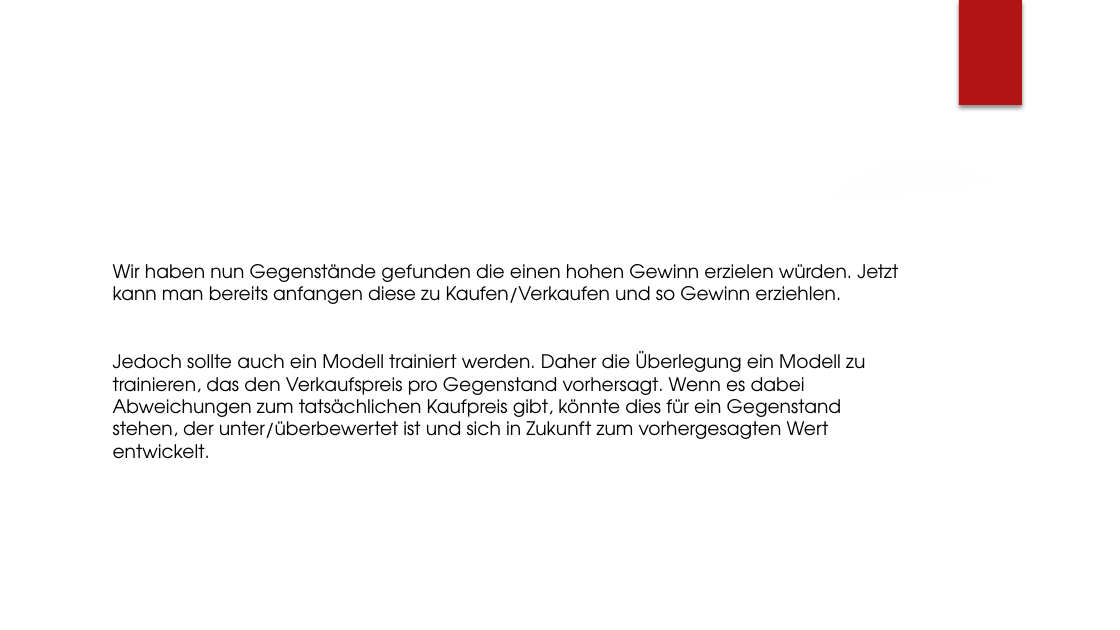
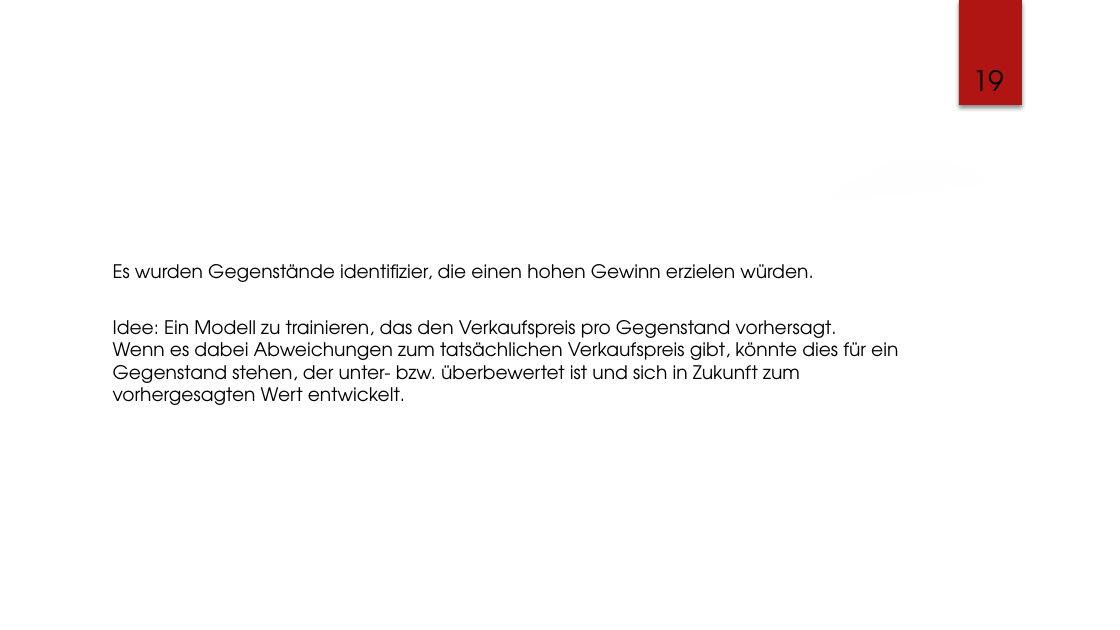
Before and after one commit to lz039/Gw2Trading, a slide deck: slide 19 of reports/presentation_custom_design.pptx (slide 18 before the commit). Drawn at 1120x630 pixels with LibreOffice and Linux fonts; fonts in the diff are those of the drawing; background and template pictures are left out. Boxes give left, top, right and bottom in pixels: in the first picture for what was removed or moved away, otherwise in the second. Text is boxed around its words. In the diff, an @@ line names an element or a change of style, - is before the commit and + after.

Commit message:
updated presentation

```diff
--- a/reports/presentation_custom_design.pptx
+++ b/reports/presentation_custom_design.pptx
@@ page number added at (973,70,1004,91), 18 pt, text #000000 @@
+19
@@ text at (113,264,898,405): text changed @@
-Wir haben nun Gegenstände gefunden die einen hohen Gewinn erzielen würden. Jetzt kann man bereits anfangen diese zu Kaufen/Verkaufen und so Gewinn erziehlen.
-Jedoch sollte auch ein Modell trainiert werden. Daher die Überlegung ein Modell zu trainieren, das den Verkaufspreis pro Gegenstand vorhersagt. Wenn es dabei Abweichungen zum tatsächlichen Kaufpreis gibt, könnte dies für ein Gegenstand stehen, der unter/überbewertet ist und sich in Zukunft zum vorhergesagten Wert entwickelt.
+Es wurden Gegenstände identifizier, die einen hohen Gewinn erzielen würden.
+Idee: Ein Modell zu trainieren, das den Verkaufspreis pro Gegenstand vorhersagt.
+Wenn es dabei Abweichungen zum tatsächlichen Verkaufspreis gibt, könnte dies für ein Gegenstand stehen, der unter- bzw. überbewertet ist und sich in Zukunft zum vorhergesagten Wert entwickelt.
```
Also in this commit, not shown: 25 other slides changed, 1 slide added, 1 other file.
